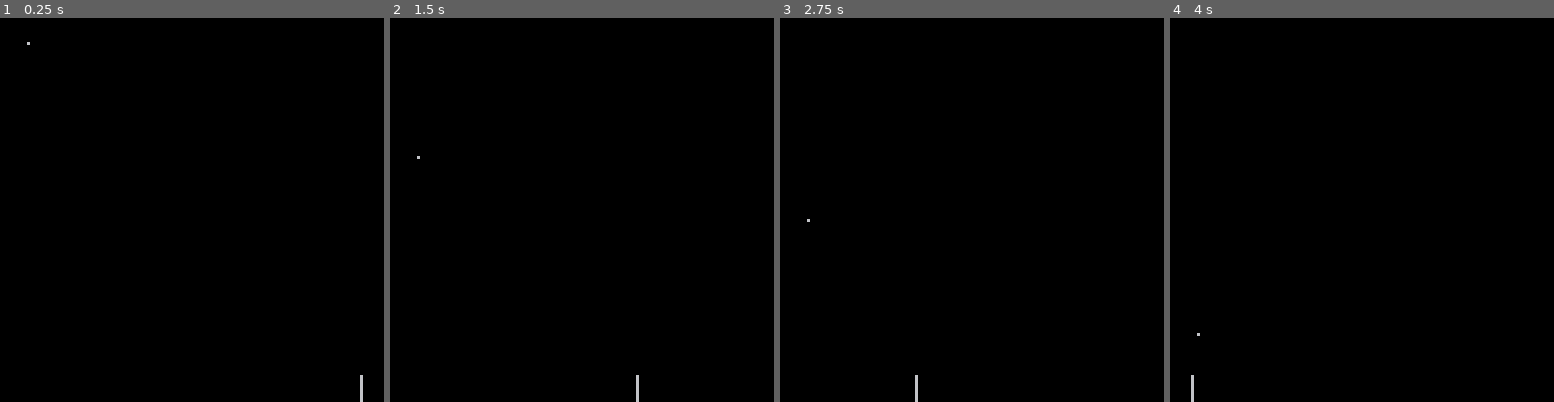
Above: before the commit, frames 1-4 (left to right).
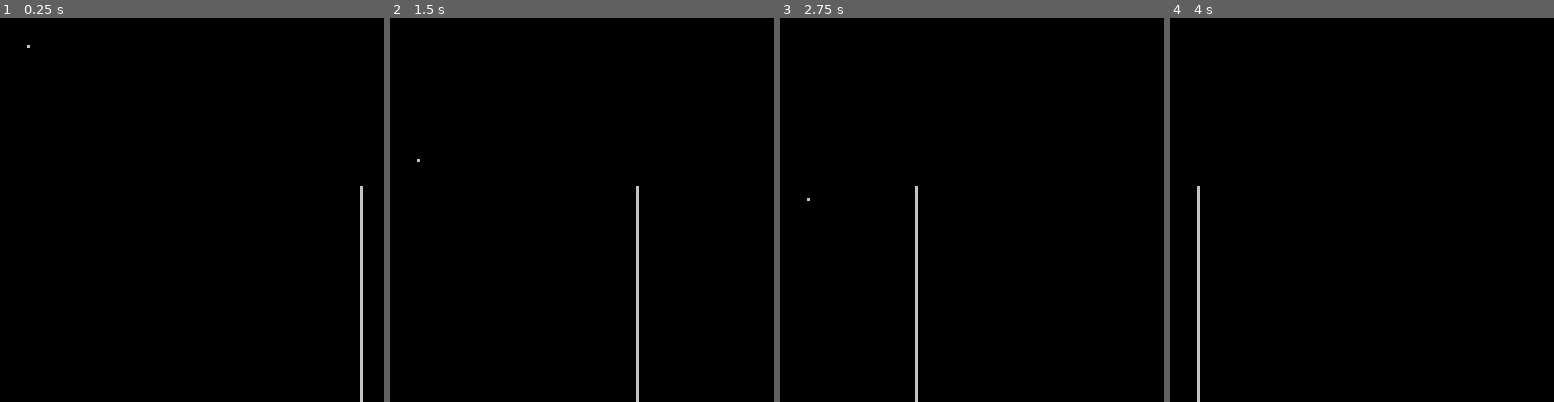
Above: after the commit, the same moments.

Repository: bpierre/pico-8-things
Game: PICO-8 cartridge flappytweet.p8
The game is run twice, just before and just after one commit, with the same random seed, the same clock (stepped at 60 frames per second) and the same inputs.
Inputs:
- Up to frame 1 (0.25 s): no input
- Up to frame 2 (1.5 s): no input
- Up to frame 3 (2.75 s): hold Up 2.15-2.42 s
- Up to frame 4 (4 s): no input

The runs differ from the first frame. In frame 1, 0.4% of the frame differs, in the area x 7-95%, y 6-93%; in frame 2, 0.4%; in frame 3, 0.4%; in frame 4, 0.5%, in the area x 5-8%, y 43-100%.

Commit message:
FLAPPYTWEET: game over if the bird hits the ceiling

Diff:
--- a/flappytweet.p8
+++ b/flappytweet.p8
@@ -1,13 +1,15 @@
 pico-8 cartridge // http://www.pico-8.com
 version 8
 __lua__
+-- flappytweet
+-- by @bpierre
 -- vim: set filetype=lua:
-y=0 w=128 t=w
-while t>1 do cls()t+=1
+y=1 w=128 t=0
+while y>0 do cls()t+=1
 srand(flr(t/w))x=w-t%w
-y+=1 if(btn(2))y-=2
+y+=1 if(btn(2))y-=3
 pset(9,y)i=rnd(w)line(x,i,x,w)
-if(x==9 and y>i)t=0
+if(x==9 and y>i)y=0
 flip()end
 __gfx__
 00000000000000000000000000000000000000000000000000000000000000000000000000000000000000000000000000000000000000000000000000000000
Not shown, changed: flappytweet.p8.png
